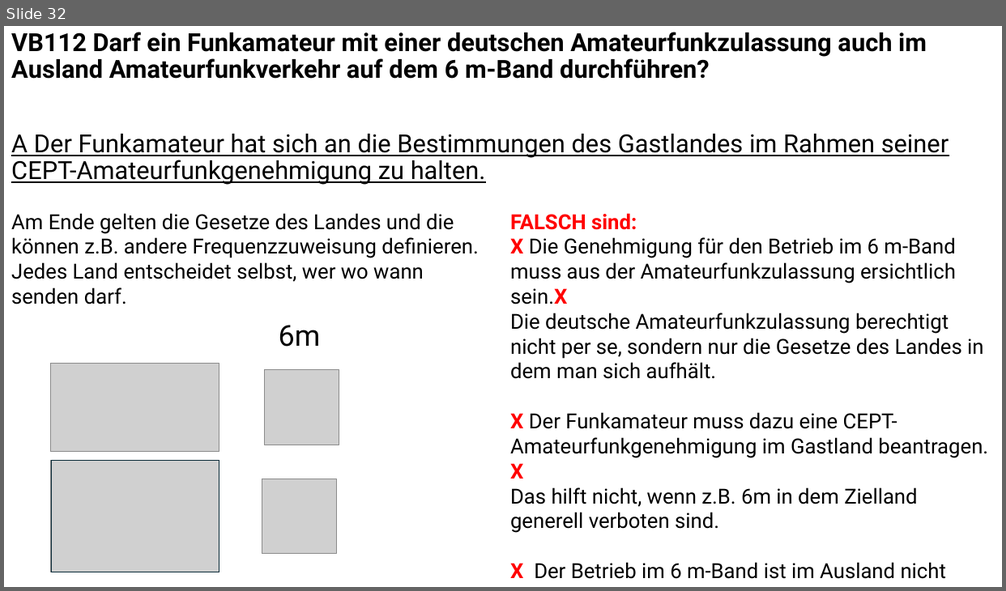
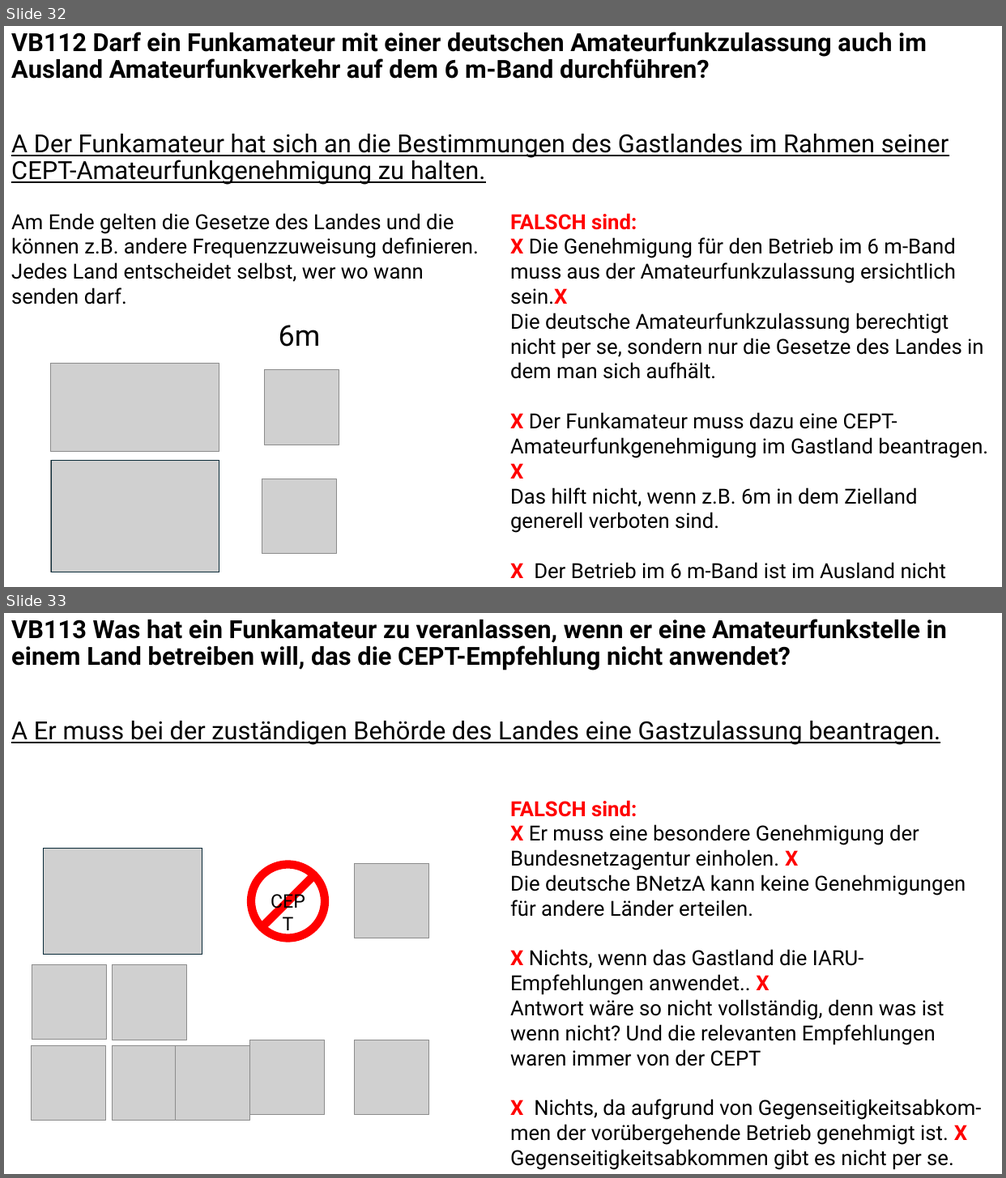
Before and after one commit to Nothinel/Lichtblicke_Amateurfunk, a slide deck: Kenntnisse_von_Vorschriften/Lichtblicke_Kenntnisse_von_Vorschriften.pptx. Shown one above the other, each under a label of ours: slide 32 before the commit, slides 32 and 33 after it. The pictures are 1006x591 and 1006x1178 pixels, drawn with LibreOffice and Linux fonts; fonts in the diff are those of the drawing; grey boxes stand for pictures. Boxes give left, top, right and bottom in pixels: in the first picture for what was removed or moved away, otherwise in the second. Text is boxed around its words. In the diff, an @@ line names an element or a change of style, - is before the commit and + after.

Commit message:
Fragen bis zu VC107, sowie Flagge von Japan und Logo BNetzA hinzugefügt.

```diff
--- a/Kenntnisse_von_Vorschriften/Lichtblicke_Kenntnisse_von_Vorschriften.pptx
+++ b/Kenntnisse_von_Vorschriften/Lichtblicke_Kenntnisse_von_Vorschriften.pptx
@@ slide 33 added at bbox=[4, 613, 1002, 1174], background #FFFFFF @@
@@ text added at bbox=[11, 619, 947, 745], 24 pt, text #000000, bold @@
+VB113 Was hat ein Funkamateur zu veranlassen, wenn er eine Amateurfunkstelle in einem Land betreiben will, das die CEPT-Empfehlung nicht anwendet?
+A Er muss bei der zuständigen Behörde des Landes eine Gastzulassung beantragen.
@@ text added at bbox=[510, 800, 982, 1170], 20 pt, text #000000 @@
+FALSCH sind:
+X Er muss eine besondere Genehmigung der
+Bundesnetzagentur einholen. X
+Die deutsche BNetzA kann keine Genehmigungen für andere Länder erteilen.
+X Nichts, wenn das Gastland die IARU-Empfehlungen anwendet.. X
+Antwort wäre so nicht vollständig, denn was ist wenn nicht? Und die relevanten Empfehlungen waren immer von der CEPT
+X Nichts, da aufgrund von Gegenseitigkeitsabkom-men der vorübergehende Betrieb genehmigt ist. X
+Gegenseitigkeitsabkommen gibt es nicht per se.
@@ group added at bbox=[31, 849, 429, 1121]: 9 pictures, 1 rectangle, 1 line, 1 text, 1 ellipse @@
+CEPT
```
Also in this commit, not shown: 8 other slides added, 2 other files.
